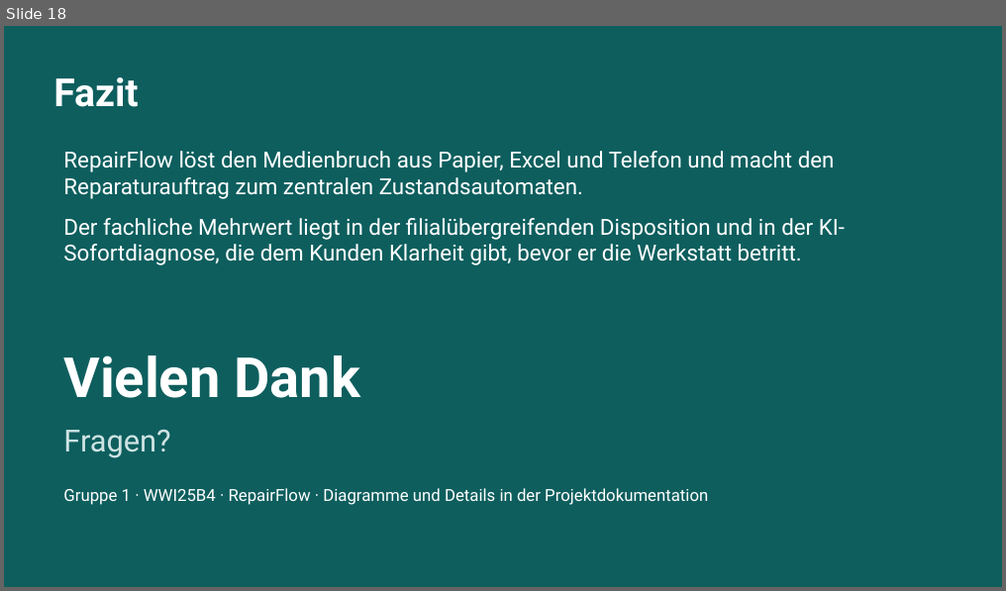
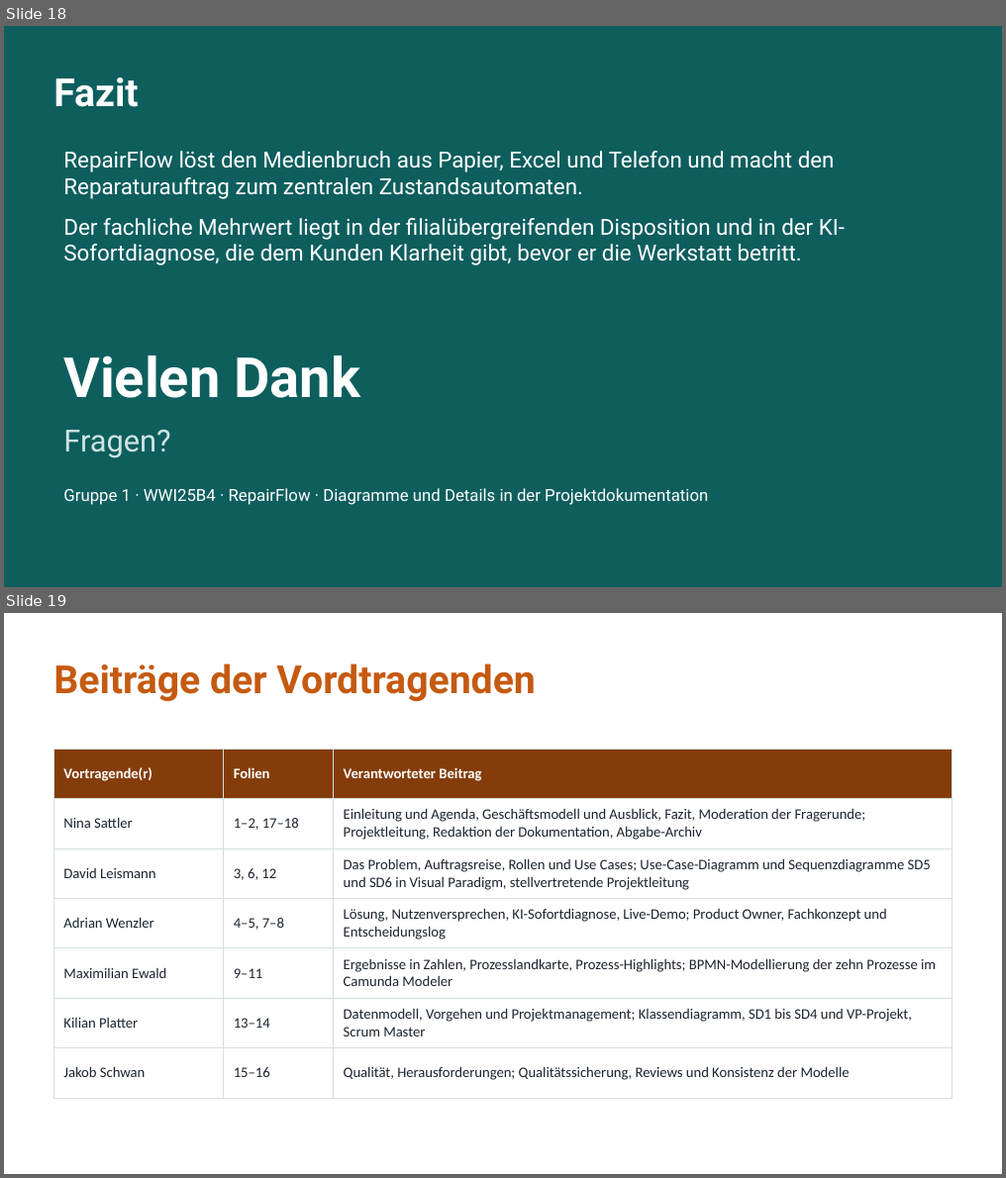
Before and after one commit to jakobschwan123-cmd/casestudy-semester-3, a slide deck: 4_praesentation/Abschlusspraesentation.pptx. Shown one above the other, each under a label of ours: slide 18 before the commit, slides 18 and 19 after it. The pictures are 1006x591 and 1006x1178 pixels, drawn with LibreOffice and Linux fonts; fonts in the diff are those of the drawing. Boxes give left, top, right and bottom in pixels: in the first picture for what was removed or moved away, otherwise in the second. Text is boxed around its words. In the diff, an @@ line names an element or a change of style, - is before the commit and + after.

```diff
--- a/4_praesentation/Abschlusspraesentation.pptx
+++ b/4_praesentation/Abschlusspraesentation.pptx
@@ slide 19 added at <box>4,613,1002,1174</box>, background #FFFFFF @@
@@ text added at <box>54,663,535,701</box>, 28 pt, text #C55A11, bold @@
+Beiträge der Vordtragenden
@@ table added at <box>54,749,952,1098</box>, 7 rows, 3 columns @@
+Vortragende(r) | Folien | Verantworteter Beitrag
+Nina Sattler | 1–2, 17–18 | Einleitung und Agenda, Geschäftsmodell und Ausblick, Fazit, Moderation der Fragerunde; Projektleitung, Redaktion der Dokumentation, Abgabe-Archiv
+David Leismann | 3, 6, 12 | Das Problem, Auftragsreise, Rollen und Use Cases; Use-Case-Diagramm und Sequenzdiagramme SD5 und SD6 in Visual Paradigm, stellvertretende Projektleitung
+Adrian Wenzler | 4–5, 7–8 | Lösung, Nutzenversprechen, KI-Sofortdiagnose, Live-Demo; Product Owner, Fachkonzept und Entscheidungslog
+Maximilian Ewald | 9–11 | Ergebnisse in Zahlen, Prozesslandkarte, Prozess-Highlights; BPMN-Modellierung der zehn Prozesse im Camunda Modeler
+Kilian Platter | 13–14 | Datenmodell, Vorgehen und Projektmanagement; Klassendiagramm, SD1 bis SD4 und VP-Projekt, Scrum Master
+Jakob Schwan | 15–16 | Qualität, Herausforderungen; Qualitätssicherung, Reviews und Konsistenz der Modelle
```
Also in this commit, not shown: 9 slides changed, 1 other slide added, 1 slide removed.
